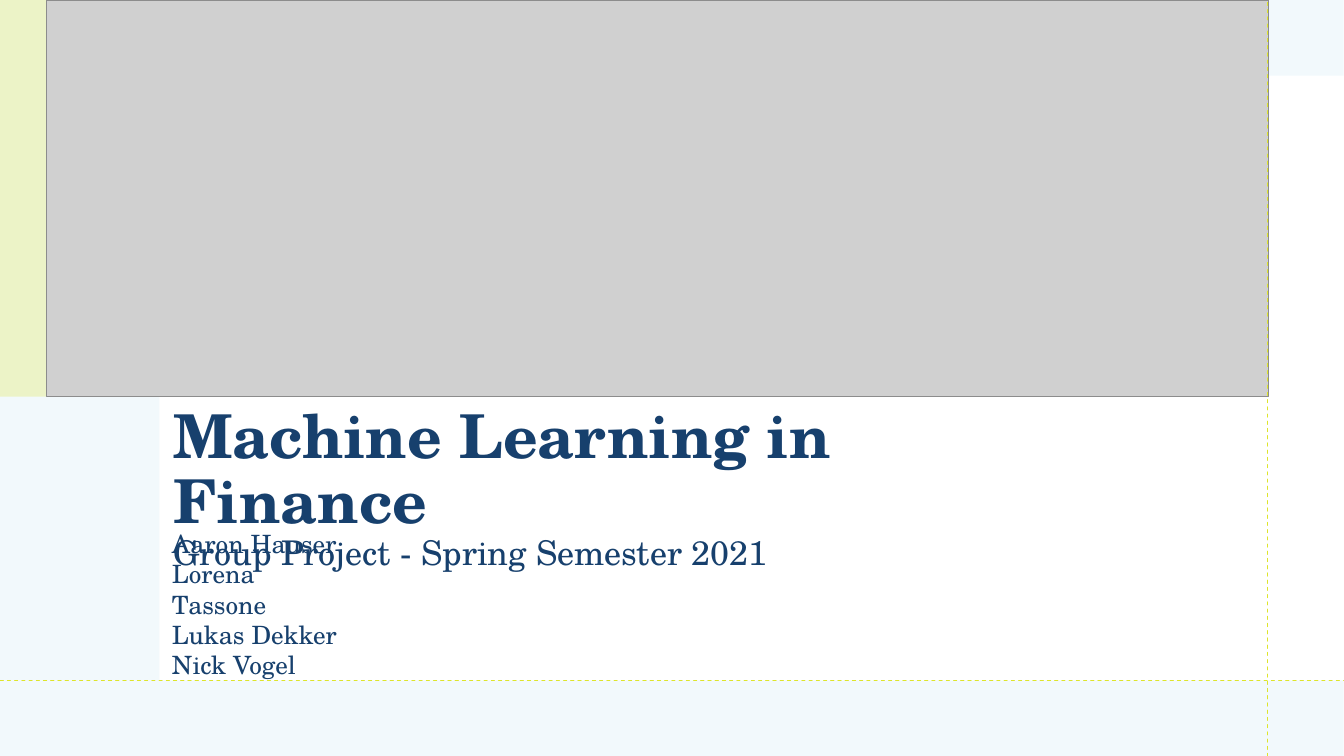
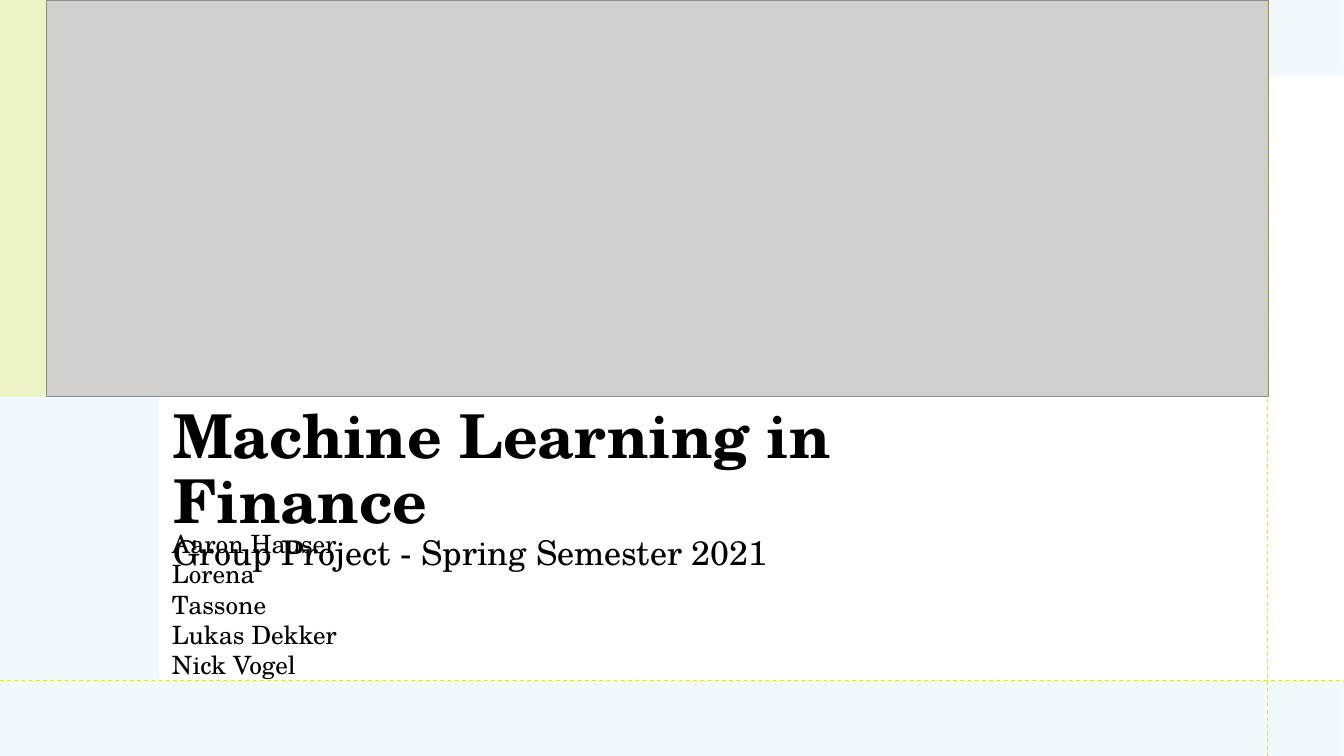
Before and after one commit to AtK42/ML_stonks_2021, a slide deck: slide 1 of Group2_ML_Project_Presentation.pptx. Drawn at 1344x756 pixels with LibreOffice and Linux fonts; fonts in the diff are those of the drawing; grey boxes stand for pictures. Boxes give left, top, right and bottom in pixels: in the first picture for what was removed or moved away, otherwise in the second. Text is boxed around its words. In the diff, an @@ line names an element or a change of style, - is before the commit and + after.

```diff
--- a/Group2_ML_Project_Presentation.pptx
+++ b/Group2_ML_Project_Presentation.pptx
@@ title "Machine Learning in Finance Group ..." at <box>173,396,831,576</box>: text colour #17406D to #000000 @@
@@ text "Aaron Hauser Lorena Tassone Lukas ..." at <box>172,534,337,681</box>: text colour #17406D to #000000 @@
```
Also in this commit, not shown: 9 other slides changed, 1 slide removed.
